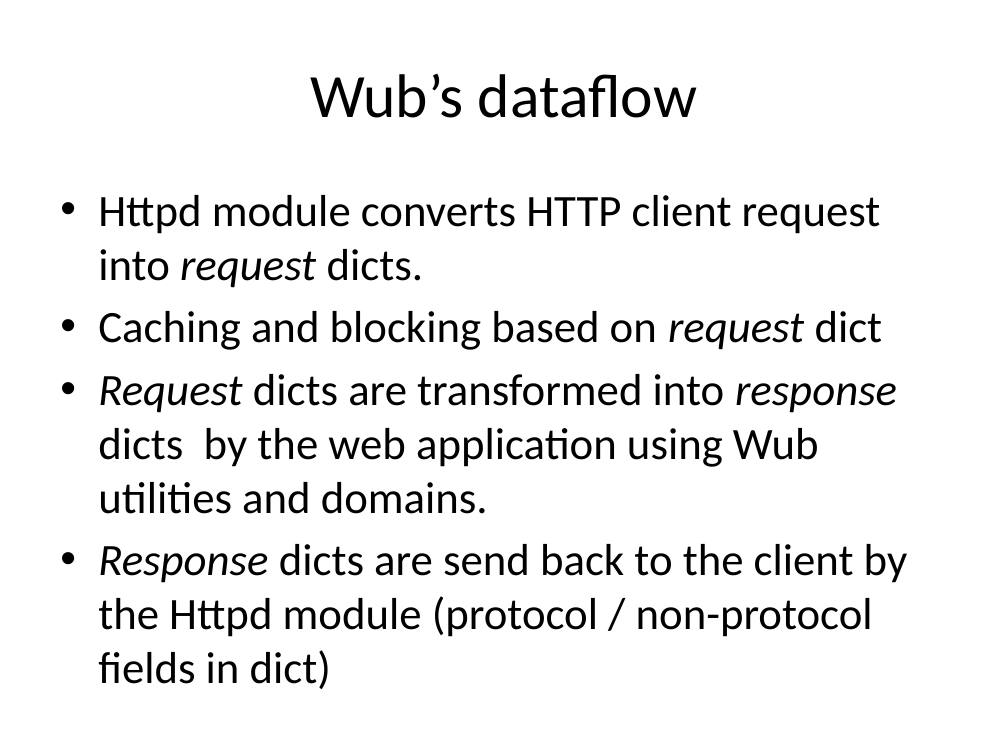
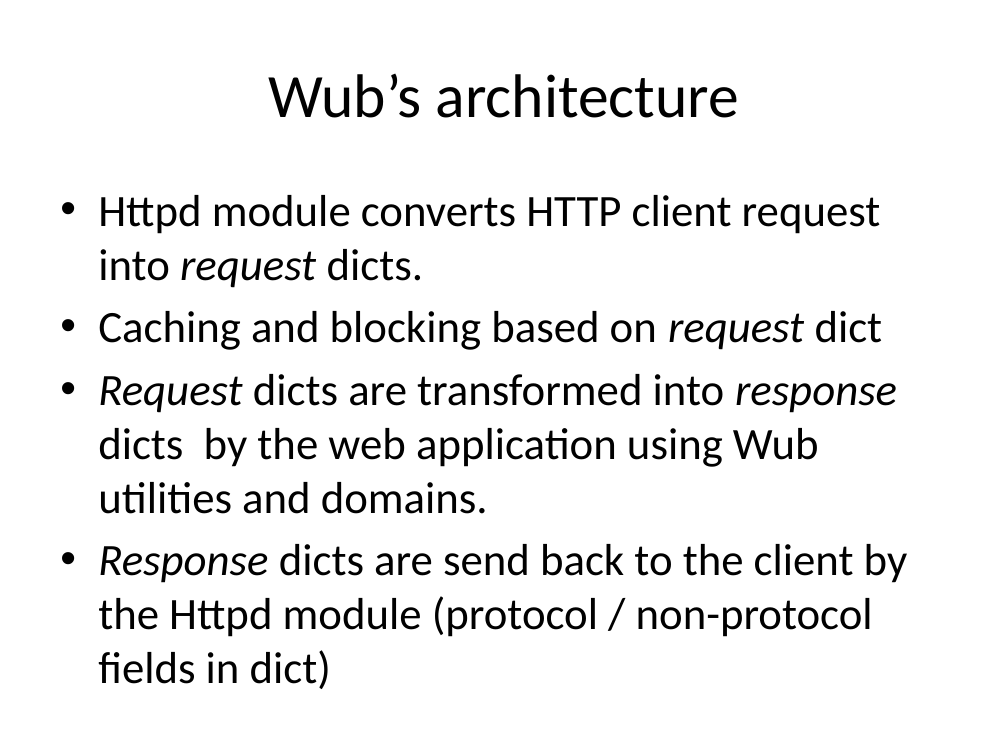
Before and after one commit to jdc8/wubwikit, a slide deck: slide 10 of wubexamples/Lets_Wub.pptx. Drawn at 1008x756 pixels with LibreOffice and Linux fonts; fonts in the diff are those of the drawing; background and template pictures are left out. Boxes give left, top, right and bottom in pixels: in the first picture for what was removed or moved away, otherwise in the second. Text is boxed around its words. In the diff, an @@ line names an element or a change of style, - is before the commit and + after.

```diff
--- a/wubexamples/Lets_Wub.pptx
+++ b/wubexamples/Lets_Wub.pptx
@@ title at (268, 74, 739, 118): text changed @@
-Wub’s dataflow
+Wub’s architecture
```
Also in this commit, not shown: 19 other slides changed.
